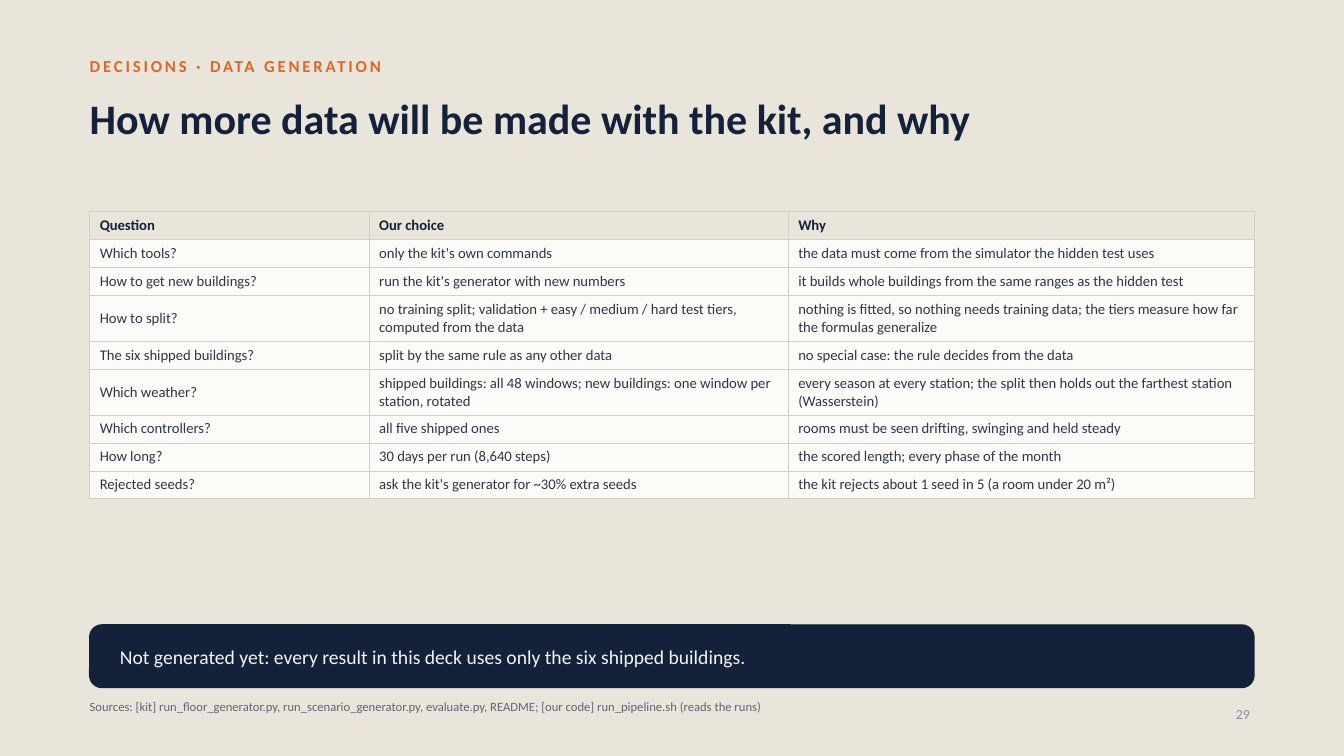
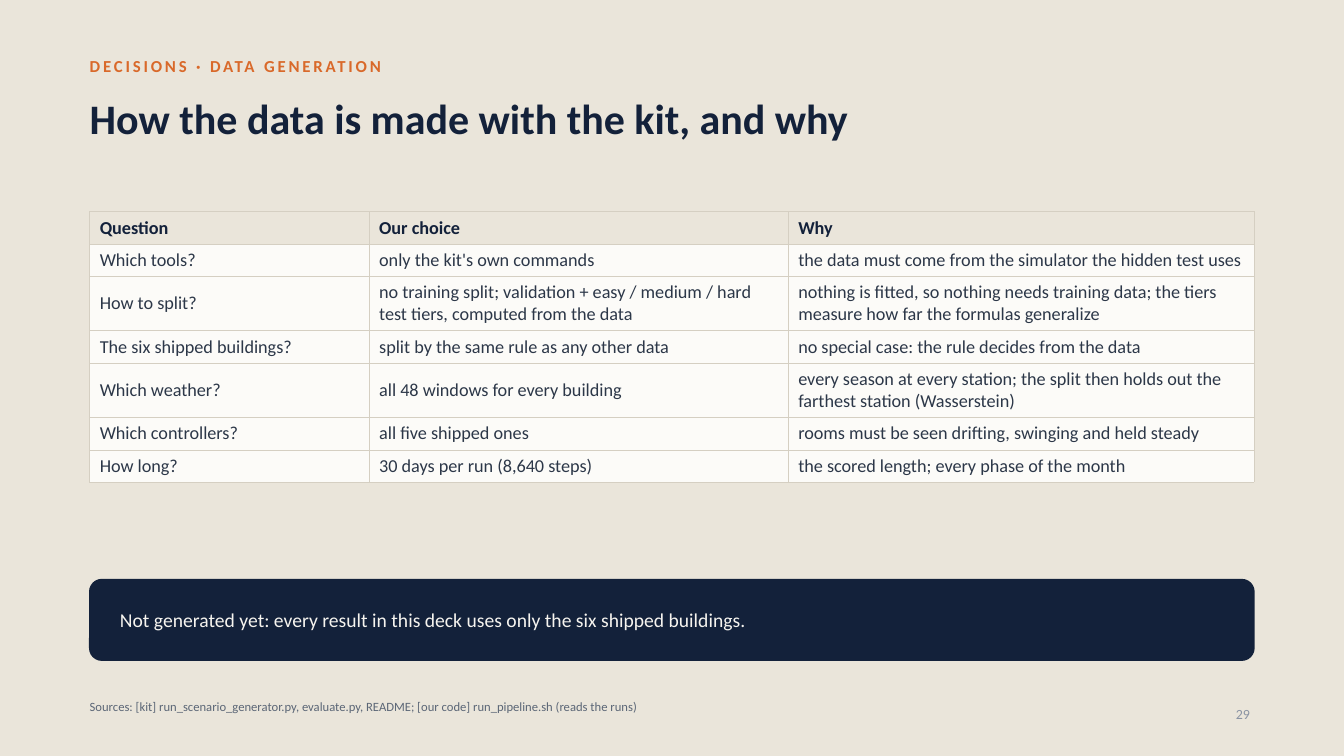
Before and after one commit to srivathsanb14/working-code, a slide deck: slide 29 of docs/One_Controller_for_Every_Building.pptx. Drawn at 1344x756 pixels with LibreOffice and Linux fonts; fonts in the diff are those of the drawing. Boxes give left, top, right and bottom in pixels: in the first picture for what was removed or moved away, otherwise in the second. Text is boxed around its words. In the diff, an @@ line names an element or a change of style, - is before the commit and + after.

```diff
--- a/docs/One_Controller_for_Every_Building.pptx
+++ b/docs/One_Controller_for_Every_Building.pptx
@@ title at [90, 104, 848, 141]: text changed @@
-How more data will be made with the kit, and why
+How the data is made with the kit, and why
@@ table at [90, 212, 1254, 479] @@
-row 3: How to get new buildings? | run the kit's generator with new numbers | it builds whole buildings from the same ranges as the hidden test
-row 5, column 2: shipped buildings: all 48 windows; new buildings: one window per station, rotated
+row 5, column 2: all 48 windows for every building
-row 9: Rejected seeds? | ask the kit's generator for ~30% extra seeds | the kit rejects about 1 seed in 5 (a room under 20 m²)
@@ rounded rectangle: place and size @@
-rounded rectangle at [90, 625, 1254, 688]
+rounded rectangle at [90, 580, 1254, 660]
@@ rounded rectangle at [90, 580, 1254, 660]: proportions changed @@
@@ text "Not generated yet: every result ...": place and size @@
-text "Not generated yet: every result ..." at [120, 650, 746, 668]
+text "Not generated yet: every result ..." at [120, 613, 746, 631]
@@ text at [90, 702, 636, 713]: text changed @@
-Sources: [kit] run_floor_generator.py, run_scenario_generator.py, evaluate.py, README; [our code] run_pipeline.sh (reads the runs)
+Sources: [kit] run_scenario_generator.py, evaluate.py, README; [our code] run_pipeline.sh (reads the runs)
```
Also in this commit, not shown: 5 other slides changed, 22 other files.
